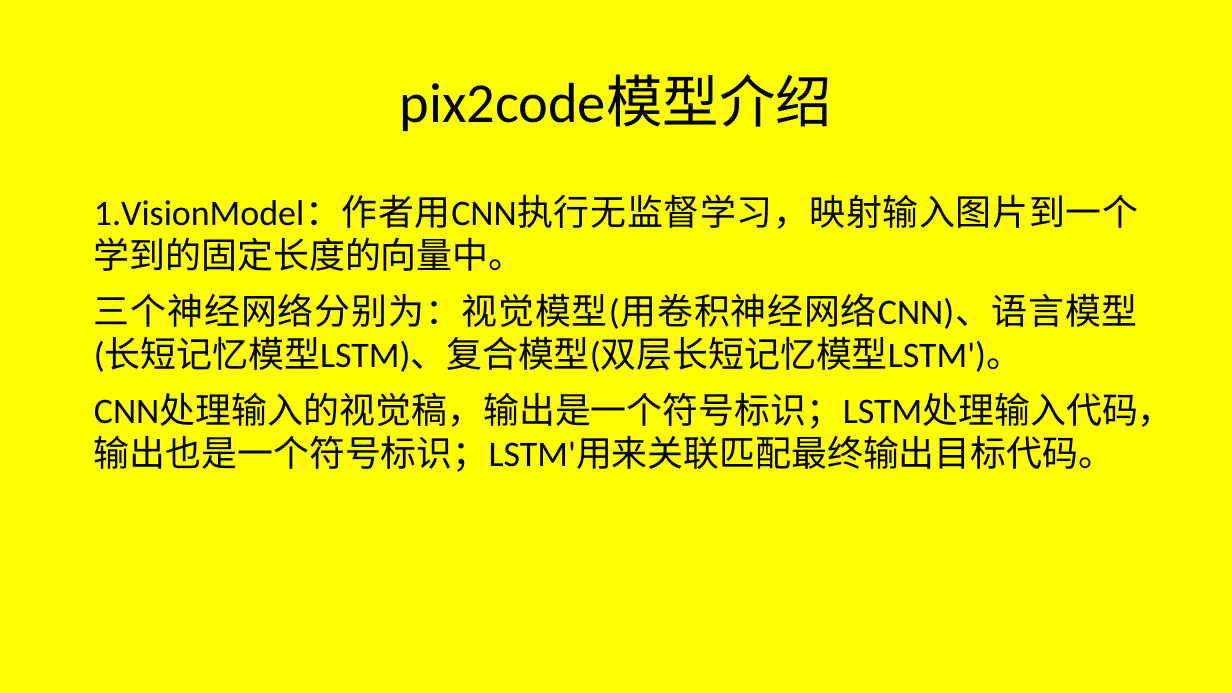
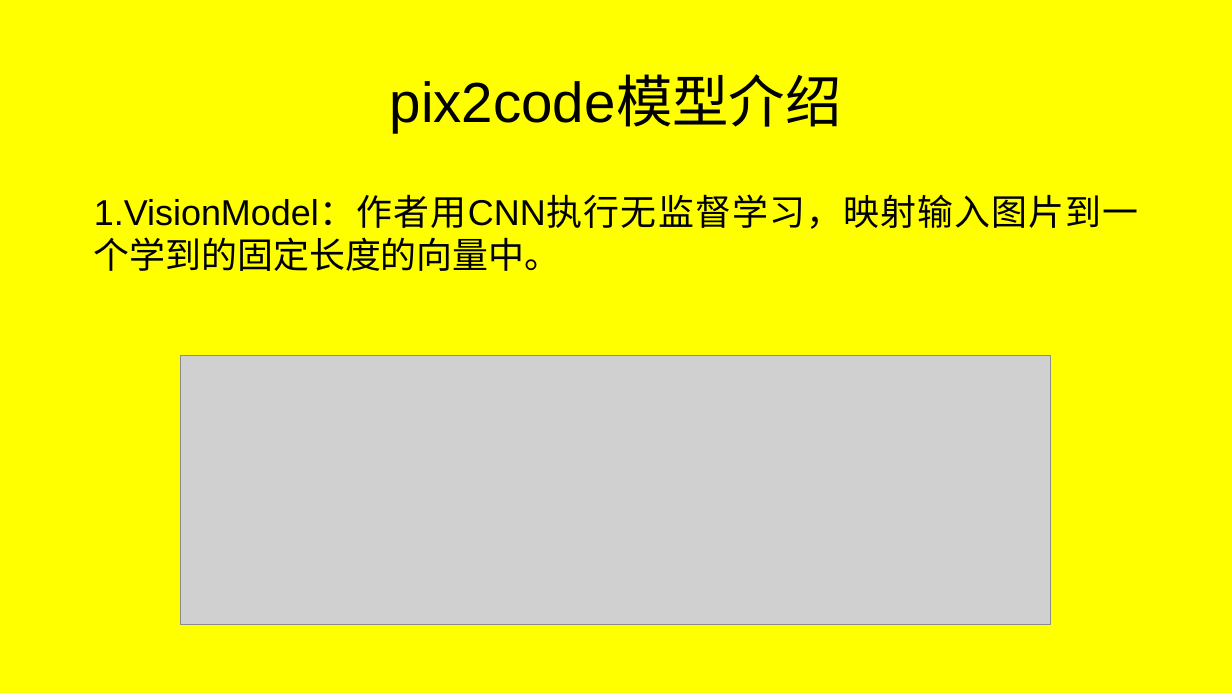
Before and after one commit to JFBabyHorse/learngit-and-BWESE, a slide deck: slide 6 of pix2code学习.pptx. Drawn at 1232x693 pixels with LibreOffice and Linux fonts; fonts in the diff are those of the drawing; grey boxes stand for pictures. Boxes give left, top, right and bottom in pixels: in the first picture for what was removed or moved away, otherwise in the second. Text is boxed around its words. In the diff, an @@ line names an element or a change of style, - is before the commit and + after.

```diff
--- a/pix2code学习.pptx
+++ b/pix2code学习.pptx
@@ title "pix2code模型介绍" at box(390, 77, 842, 132): font Calibri to Arial @@
@@ text "1.VisionModel：作者用CNN执行无监督学习，映射输入图片到一个学到的固定长度的向量中。" at box(94, 197, 1138, 271): font Calibri to Arial @@
@@ text at box(94, 293, 1174, 472): paragraphs removed @@
-三个神经网络分别为：视觉模型(用卷积神经网络CNN)、语言模型(长短记忆模型LSTM)、复合模型(双层长短记忆模型LSTM')。
-CNN处理输入的视觉稿，输出是一个符号标识；LSTM处理输入代码，输出也是一个符号标识；LSTM'用来关联匹配最终输出目标代码。
@@ picture added at box(181, 356, 1052, 625) @@
```
Also in this commit, not shown: 8 other slides changed, 1 slide removed.
